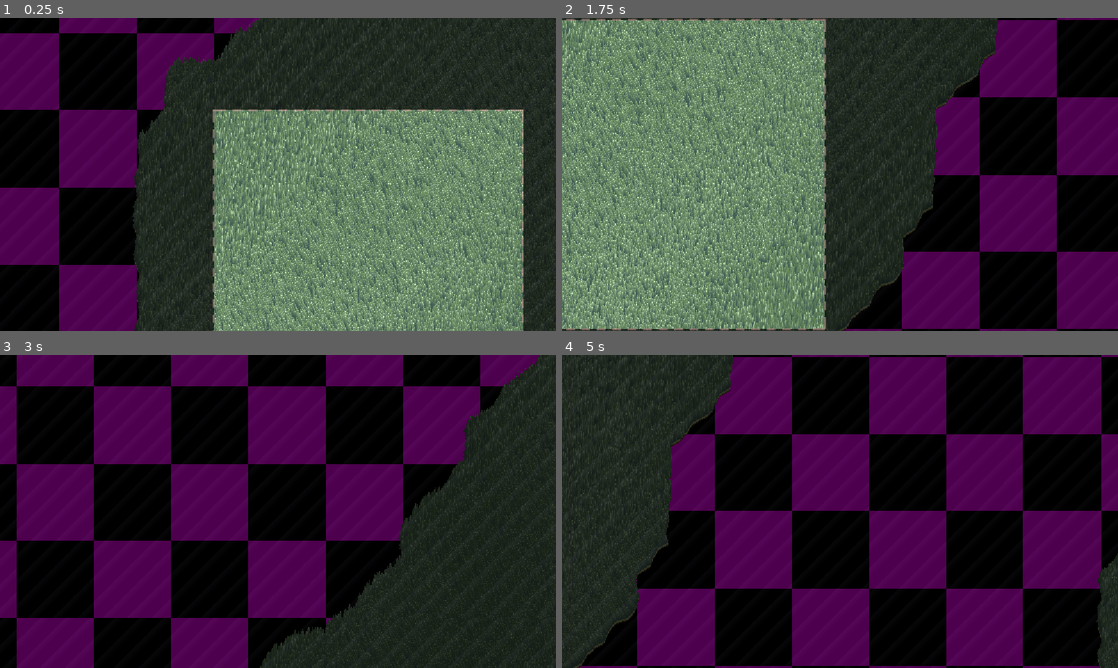
Above: before the commit, frames 1-4 (two rows, left to right).
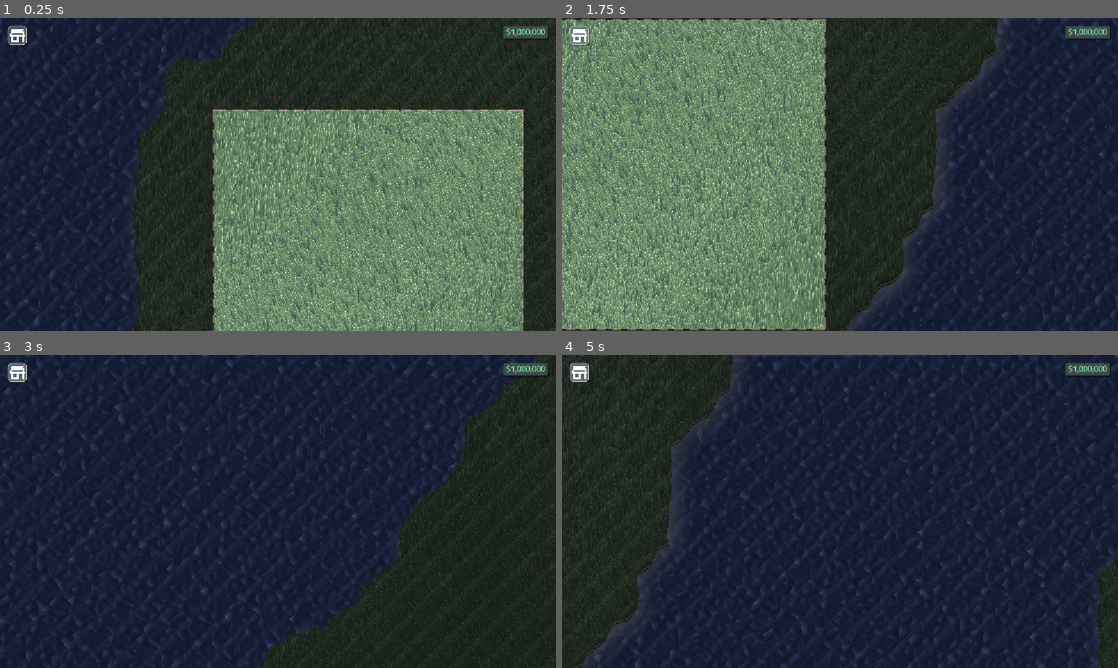
Above: after the commit, the same moments.

Repository: Glitch752/FarmAndFortune
Game: Godot game, scene res://scenes/Level.tscn
Two runs of this game, one before a commit and one after it. Both use one fixed random seed, a clock stepped at 60 frames per second and the inputs below.
Inputs (mouse positions are in pixels of both pictures, inside the frame that each line leads up to):
- Up to frame 1 (0.25 s): no input
- Up to frame 2 (1.75 s): click (578, 36) at 0.52 s; tap Enter at 1.25 s; hold D (move_right) from 1.28 s (still down); tap Alt at 1.35 s
- Up to frame 3 (3 s): release D (move_right) at 2.03 s; hold S (move_down) 2.03-2.78 s; tap Shift at 2.1 s; hold D (move_right) from 2.78 s (still down); tap Alt at 2.85 s
- Up to frame 4 (5 s): release D (move_right) at 3.53 s; hold W (move_up) 3.53-4.28 s; tap Shift at 3.6 s; hold A (move_left) from 4.28 s (still down); tap Alt at 4.35 s

The runs differ from the first frame. In frame 1, 28% of the frame differs, in the area x 0-99%, y 0-100%; in frame 2, 34%; in frame 3, 74%; in frame 4, 80%, in the area x 1-100%, y 0-100%.

Commit message:
Begin implementing UI

Diff:
--- a/graphics/water.gdshader
+++ b/graphics/water.gdshader
@@ -212,15 +212,15 @@
 
     float th = 0.35 * 0.5 * (sin(TIME + 101.0 * c_id) + 1.0);
 
+    float height = step(th, n_dist) * (n_dist - th) * (length(nr) - th);
+    vec3 normal = normalize(vec3(n_dist * nr, 1.0));
+
     // Foam calculation
     float foam = texture(FOAM_TEXTURE, foam_texture_coord(UV)).r * (0.5 + height) * 1.5;
 
     // TODO: raise water height based on foam
     // not sure how to make this work with normals though...
     // can we find its derivative somehow?
-
-    float height = step(th, n_dist) * (n_dist - th) * (length(nr) - th);
-    vec3 normal = normalize(vec3(n_dist * nr, 1.0));
 
     vec3 light_dir = normalize(vec3(0.9, 0.0, 0.5));
     float t1 = clamp(dot(light_dir, normal), 0.45, 1.0);
--- a/scenes/Level.tscn
+++ b/scenes/Level.tscn
@@ -1,7 +1,8 @@
-[gd_scene load_steps=3 format=3 uid="uid://b2d1p2gey38o3"]
+[gd_scene load_steps=4 format=3 uid="uid://b2d1p2gey38o3"]
 
 [ext_resource type="Script" uid="uid://cwh0bxalewkly" path="res://world/map.gd" id="2_6vs76"]
 [ext_resource type="Script" uid="uid://cgva58gvhc5e0" path="res://scripts/camera_controller.gd" id="2_k5jlv"]
+[ext_resource type="PackedScene" uid="uid://c7m6n2cj5286m" path="res://scenes/LevelInterface.tscn" id="3_6vs76"]
 
 [node name="Level" type="Node2D"]
 
@@ -15,3 +16,7 @@
 script = ExtResource("2_k5jlv")
 
 [node name="Chunks" type="Node2D" parent="Map"]
+
+[node name="CanvasLayer" type="CanvasLayer" parent="."]
+
+[node name="LevelInterface" parent="CanvasLayer" instance=ExtResource("3_6vs76")]
--- /dev/null
+++ b/scenes/LevelInterface.tscn
@@ -0,0 +1,52 @@
+[gd_scene load_steps=5 format=3 uid="uid://c7m6n2cj5286m"]
+
+[ext_resource type="Theme" uid="uid://chyuq11b71wpt" path="res://ui/uiTheme.tres" id="1_xdkid"]
+[ext_resource type="StyleBox" uid="uid://dwmkl21pqn0ad" path="res://ui/primaryPanel.tres" id="2_msvpg"]
+[ext_resource type="Texture2D" uid="uid://rbmahqeahnf6" path="res://ui/icons/store.png" id="3_msvpg"]
+
+[sub_resource type="LabelSettings" id="LabelSettings_xdkid"]
+font_color = Color(0.5, 1, 0.60833335, 1)
+
+[node name="LevelInterface" type="Control"]
+layout_mode = 3
+anchors_preset = 15
+anchor_right = 1.0
+anchor_bottom = 1.0
+grow_horizontal = 2
+grow_vertical = 2
+theme = ExtResource("1_xdkid")
+
+[node name="Stats" type="VBoxContainer" parent="."]
+layout_mode = 1
+anchors_preset = 1
+anchor_left = 1.0
+anchor_right = 1.0
+offset_left = -109.0
+offset_top = 16.0
+offset_right = -16.0
+offset_bottom = 56.0
+grow_horizontal = 0
+
+[node name="PanelContainer" type="PanelContainer" parent="Stats"]
+layout_mode = 2
+theme = ExtResource("1_xdkid")
+theme_override_styles/panel = ExtResource("2_msvpg")
+
+[node name="Label" type="Label" parent="Stats/PanelContainer"]
+layout_mode = 2
+text = "$1,000,000"
+label_settings = SubResource("LabelSettings_xdkid")
+
+[node name="Buttons" type="VBoxContainer" parent="."]
+layout_mode = 0
+offset_left = 16.0
+offset_top = 16.0
+offset_right = 56.0
+offset_bottom = 56.0
+
+[node name="Button" type="Button" parent="Buttons"]
+custom_minimum_size = Vector2(40, 40)
+layout_mode = 2
+icon = ExtResource("3_msvpg")
+icon_alignment = 1
+expand_icon = true
--- /dev/null
+++ b/ui/buttonPanelHover.tres
@@ -0,0 +1,20 @@
+[gd_resource type="StyleBoxFlat" format=3 uid="uid://nuwutydgefr7"]
+
+[resource]
+content_margin_left = 0.0
+content_margin_top = 0.0
+content_margin_right = 0.0
+content_margin_bottom = 0.0
+bg_color = Color(0.47559997, 0.54693997, 0.58, 0.7058824)
+border_width_left = 2
+border_width_top = 2
+border_width_right = 2
+border_width_bottom = 2
+border_blend = true
+corner_radius_top_left = 8
+corner_radius_top_right = 8
+corner_radius_bottom_right = 8
+corner_radius_bottom_left = 8
+shadow_color = Color(0, 0, 0, 0.47843137)
+shadow_size = 1
+shadow_offset = Vector2(2, 2)
--- /dev/null
+++ b/ui/buttonPanelNormal.tres
@@ -0,0 +1,20 @@
+[gd_resource type="StyleBoxFlat" format=3 uid="uid://bdd81p0708w5t"]
+
+[resource]
+content_margin_left = 0.0
+content_margin_top = 0.0
+content_margin_right = 0.0
+content_margin_bottom = 0.0
+bg_color = Color(0.3936, 0.45264, 0.48, 0.61960787)
+border_width_left = 2
+border_width_top = 2
+border_width_right = 2
+border_width_bottom = 2
+border_blend = true
+corner_radius_top_left = 8
+corner_radius_top_right = 8
+corner_radius_bottom_right = 8
+corner_radius_bottom_left = 8
+shadow_color = Color(0, 0, 0, 0.47843137)
+shadow_size = 1
+shadow_offset = Vector2(2, 2)
--- /dev/null
+++ b/ui/buttonPanelPress.tres
@@ -0,0 +1,20 @@
+[gd_resource type="StyleBoxFlat" format=3 uid="uid://cixbw0a8bppr6"]
+
+[resource]
+content_margin_left = 6.0
+content_margin_top = 4.0
+content_margin_right = 6.0
+content_margin_bottom = 4.0
+bg_color = Color(0.5576, 0.6392, 0.68, 0.7058824)
+border_width_left = 2
+border_width_top = 2
+border_width_right = 2
+border_width_bottom = 2
+border_blend = true
+corner_radius_top_left = 8
+corner_radius_top_right = 8
+corner_radius_bottom_right = 8
+corner_radius_bottom_left = 8
+shadow_color = Color(0, 0, 0, 0.47843137)
+shadow_size = 1
+shadow_offset = Vector2(2, 2)
--- /dev/null
+++ b/ui/primaryPanel.tres
@@ -0,0 +1,16 @@
+[gd_resource type="StyleBoxFlat" format=3 uid="uid://dwmkl21pqn0ad"]
+
+[resource]
+content_margin_left = 6.0
+content_margin_top = 4.0
+content_margin_right = 6.0
+content_margin_bottom = 4.0
+bg_color = Color(0.3608, 0.41492, 0.44, 0.61960787)
+border_blend = true
+corner_radius_top_left = 4
+corner_radius_top_right = 4
+corner_radius_bottom_right = 4
+corner_radius_bottom_left = 4
+shadow_color = Color(0, 0, 0, 0.47843137)
+shadow_size = 1
+shadow_offset = Vector2(2, 2)
--- /dev/null
+++ b/ui/uiTheme.tres
@@ -0,0 +1,18 @@
+[gd_resource type="Theme" load_steps=6 format=3 uid="uid://chyuq11b71wpt"]
+
+[ext_resource type="FontFile" uid="uid://bfj17jv1uyl00" path="res://ui/Ubuntu/Ubuntu-Regular.ttf" id="1_2vlra"]
+[ext_resource type="StyleBox" uid="uid://bdd81p0708w5t" path="res://ui/buttonPanelNormal.tres" id="1_wgyry"]
+[ext_resource type="StyleBox" uid="uid://nuwutydgefr7" path="res://ui/buttonPanelHover.tres" id="1_xxhm2"]
+[ext_resource type="StyleBox" uid="uid://cixbw0a8bppr6" path="res://ui/buttonPanelPress.tres" id="2_gud00"]
+
+[sub_resource type="StyleBoxEmpty" id="StyleBoxEmpty_xxhm2"]
+
+[resource]
+default_base_scale = 1.0
+default_font = ExtResource("1_2vlra")
+default_font_size = 16
+Button/styles/focus = SubResource("StyleBoxEmpty_xxhm2")
+Button/styles/hover = ExtResource("1_xxhm2")
+Button/styles/hover_pressed = ExtResource("2_gud00")
+Button/styles/normal = ExtResource("1_wgyry")
+Button/styles/pressed = ExtResource("2_gud00")
--- a/world/chunks/outline.gdshader
+++ b/world/chunks/outline.gdshader
@@ -3,17 +3,17 @@
 uniform vec3 STRIPE_COLOR: source_color = vec3(1.0, 1.0, 1.0);
 uniform sampler2D NOISE_TEXTURE: repeat_enable, filter_linear;
 
+uniform float stripe_width : hint_range(0.0, 1.0) = 0.08;
+uniform float stripe_spacing : hint_range(0.01, 1.0) = 0.2;
+uniform float speed : hint_range(0.0, 1.0) = 0.03;
+
 void fragment() {
     vec2 uv = UV;
 
     // Stripe parameters
-    float stripe_width = 0.08; // width of each stripe
-    float stripe_spacing = 0.16; // distance between stripes
-    float speed = 0.03; // movement speed
+    float stripe_pos = mod(uv.x + uv.y + TIME * speed, stripe_spacing);
 
-    float stripe_pos = uv.x + uv.y + TIME * speed;
-
-    float stripe = smoothstep(stripe_width, 0.0, mod(stripe_pos, stripe_spacing));
+    float stripe = smoothstep(stripe_width, 0.0, stripe_pos);
 
     COLOR = vec4(STRIPE_COLOR * stripe + COLOR.xyz, COLOR.a);
 }
Not shown, added: ui/Ubuntu/UFL.txt
Binary file added: ui/Ubuntu/Ubuntu-Bold.ttf
Not shown, added: ui/Ubuntu/Ubuntu-Bold.ttf.import
Binary file added: ui/Ubuntu/Ubuntu-BoldItalic.ttf
Not shown, added: ui/Ubuntu/Ubuntu-BoldItalic.ttf.import
Binary file added: ui/Ubuntu/Ubuntu-Italic.ttf
Not shown, added: ui/Ubuntu/Ubuntu-Italic.ttf.import
Binary file added: ui/Ubuntu/Ubuntu-Light.ttf
Not shown, added: ui/Ubuntu/Ubuntu-Light.ttf.import
Binary file added: ui/Ubuntu/Ubuntu-LightItalic.ttf
Not shown, added: ui/Ubuntu/Ubuntu-LightItalic.ttf.import
Binary file added: ui/Ubuntu/Ubuntu-Medium.ttf
(and 7 more such lines)
